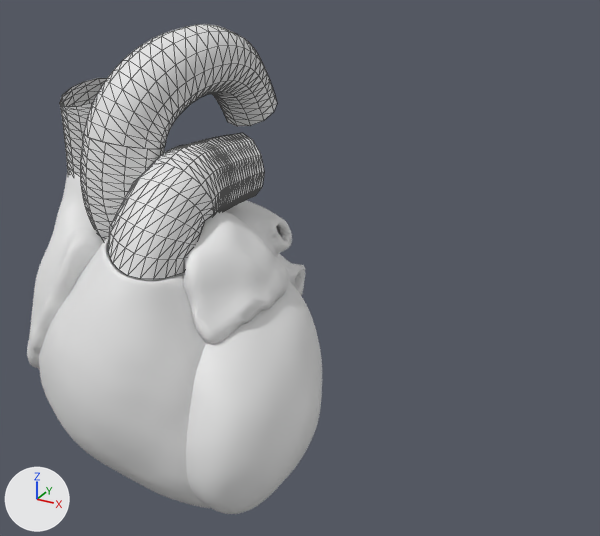
What one commit did to the glTF model public/models/heart.glb.
Camera for both pictures: a camera (50 mm lens) standing at (0.1971, -0.2491, 1.4364) and looking at (0.0671, -0.0126, 1.3182). Arrows for +X, +Y and +Z are at lower left; the lights stay in place. The picture after the commit comes second. Mesh edges are drawn as thin lines on the coarser meshes. Where no turn or scale is listed for an object, it has been applied to the vertices.

The first picture shows 'Aortic arch', 'Ascending aorta', 'Bifurcation of pulmonary trunk', 'Left atrium', 'Left ventricle', 'Pulmonary trunk', 'Right atrium', 'Right ventricle', 'Superior vena cava'.
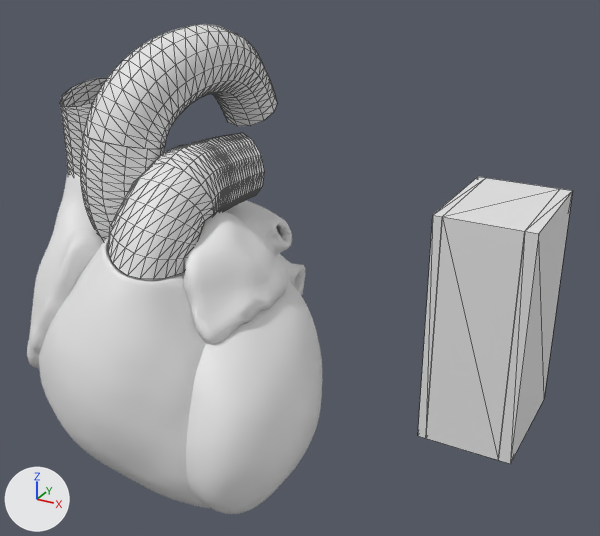
Where the change shows, as pixel boxes (x1, y1, x2, y2) in the pictures (600 x 536 px):
'Myocardium', added
    after: (426, 178, 560, 460)
'Epicardium', added
    after: (498, 189, 573, 464)
'Endocardium', added
    after: (418, 177, 486, 438)

What the commit changed:
Mesh me_myocardium is new.
It is a box spanning x -0.0125..0.0125, y -0.022..0.022, z -0.04..0.04.
Mesh me_epicardium is new.
It is a box spanning x -0.002..0.002, y -0.022..0.022, z -0.04..0.04.
Mesh me_endocardium is new.
It is a box spanning x -0.0015..0.0015, y -0.022..0.022, z -0.04..0.04.
Object 'Myocardium' (ob_myocardium) is new; it shows me_myocardium.
Its location is (0.1335, 0.0, 1.31).
Object 'Epicardium' (ob_epicardium) is new; it shows me_epicardium.
Its location is (0.148, 0.0, 1.31).
Object 'Endocardium' (ob_endocardium) is new; it shows me_endocardium.
Its location is (0.1195, 0.0, 1.31).
